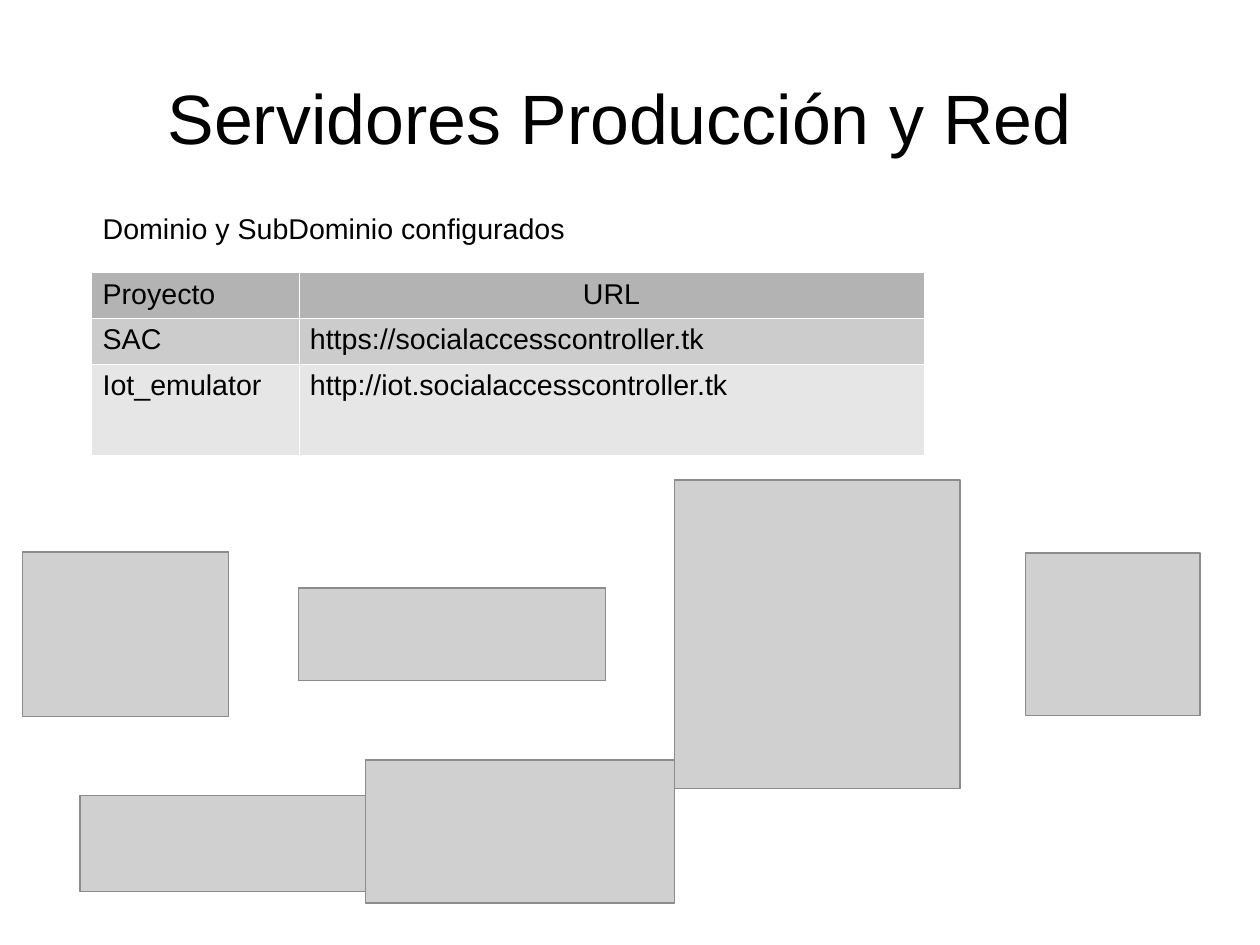
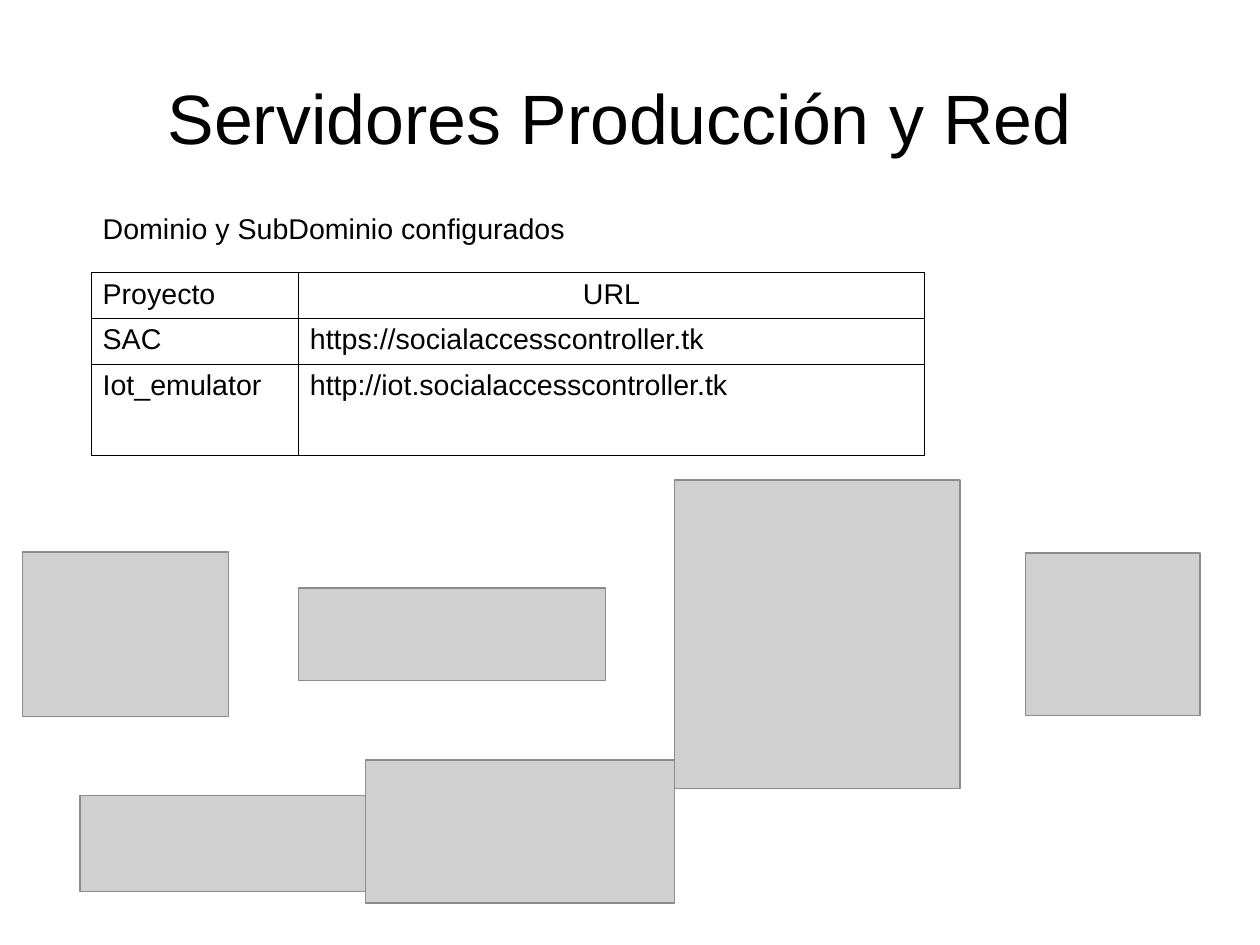
Before and after one commit to danielsalgadop/sac, a slide deck: slide 14 of docs/presentation/social_access_controller.odp (slide 13 before the commit). Drawn at 1260x945 pixels with LibreOffice and Linux fonts; fonts in the diff are those of the drawing; grey boxes stand for pictures. Boxes give left, top, right and bottom in pixels: in the first picture for what was removed or moved away, otherwise in the second. Text is boxed around its words. In the diff, an @@ line names an element or a change of style, - is before the commit and + after.

Commit message:
presentation

```diff
--- a/docs/presentation/social_access_controller.odp
+++ b/docs/presentation/social_access_controller.odp
@@ table at (x1=91, y1=272, x2=924, y2=452) @@
@@ fill #B3B3B3 to none in row 1 @@
@@ fill #CCCCCC to none in row 2 @@
@@ fill #E6E6E6 to none in row 3 @@
@@ borders changed @@
```
Also in this commit, not shown: 3 other slides changed, 1 slide added, 5 other files.
